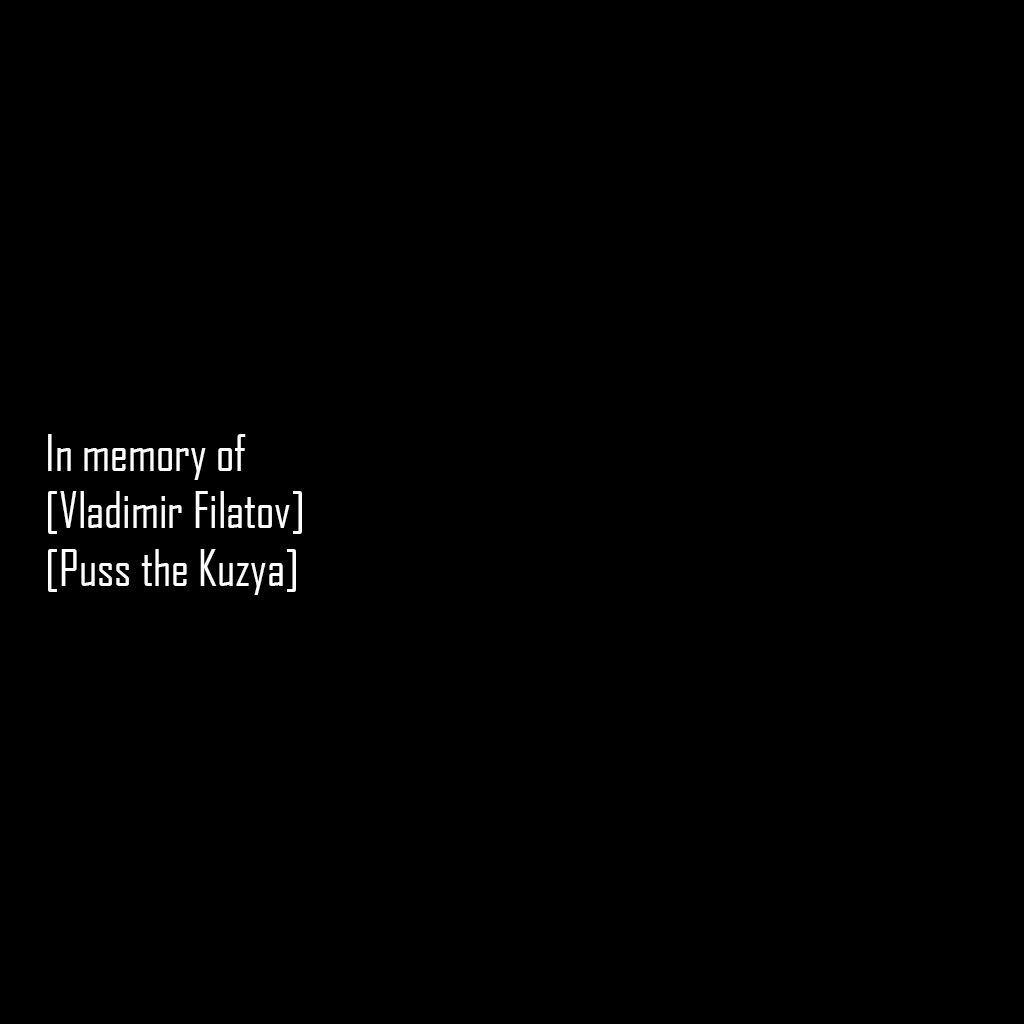
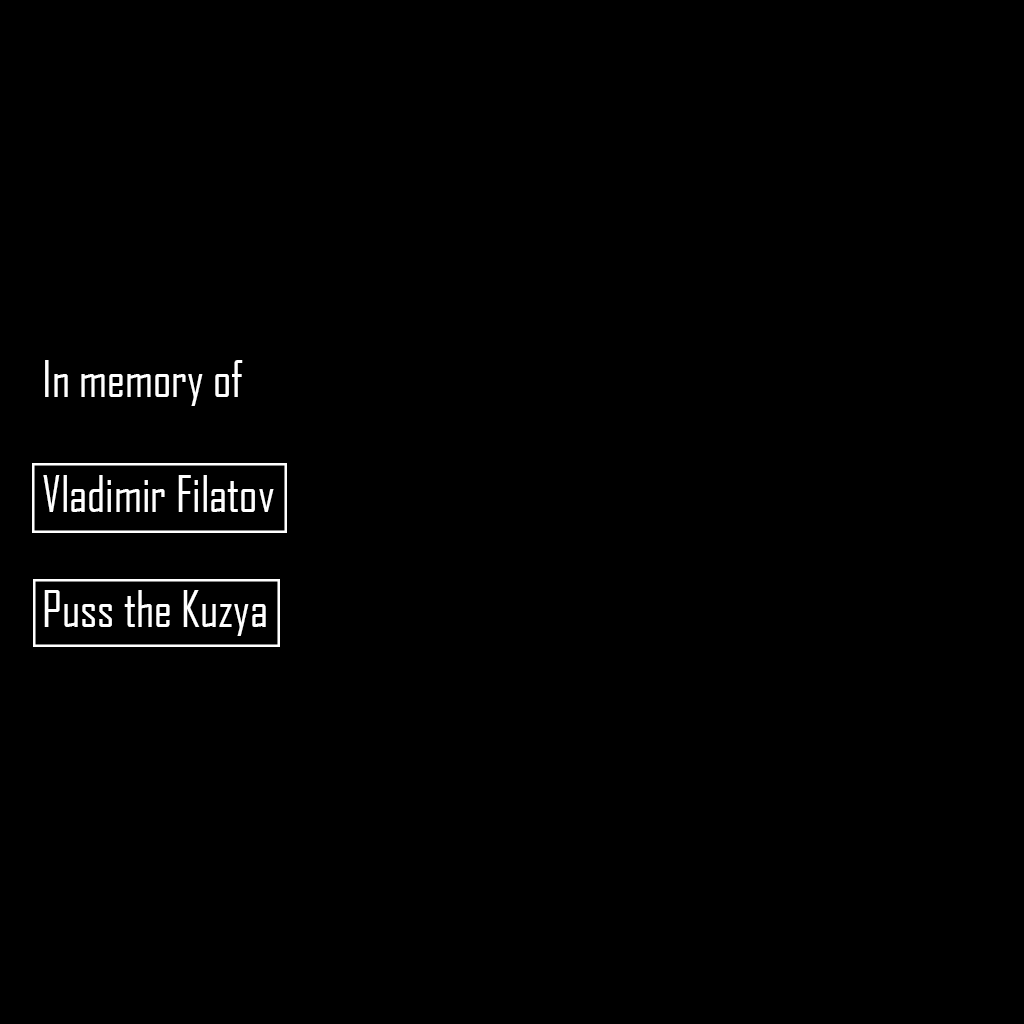
Revision of a layered 1024×1024 image; what changed, layer by layer:
added layer "Прямоугольник 2" above "Прямоугольник 1" over [33, 579, 280, 647]
added layer "Прямоугольник 1" above "In memory of Vladimir Filatov Puss the Kuzya" over [32, 463, 287, 533]
renamed "In memory of [Vladimir Filatov] [Puss the Kuzya]" to "In memory of Vladimir Filatov Puss the Kuzya", painted on it over [43, 360, 302, 636]
